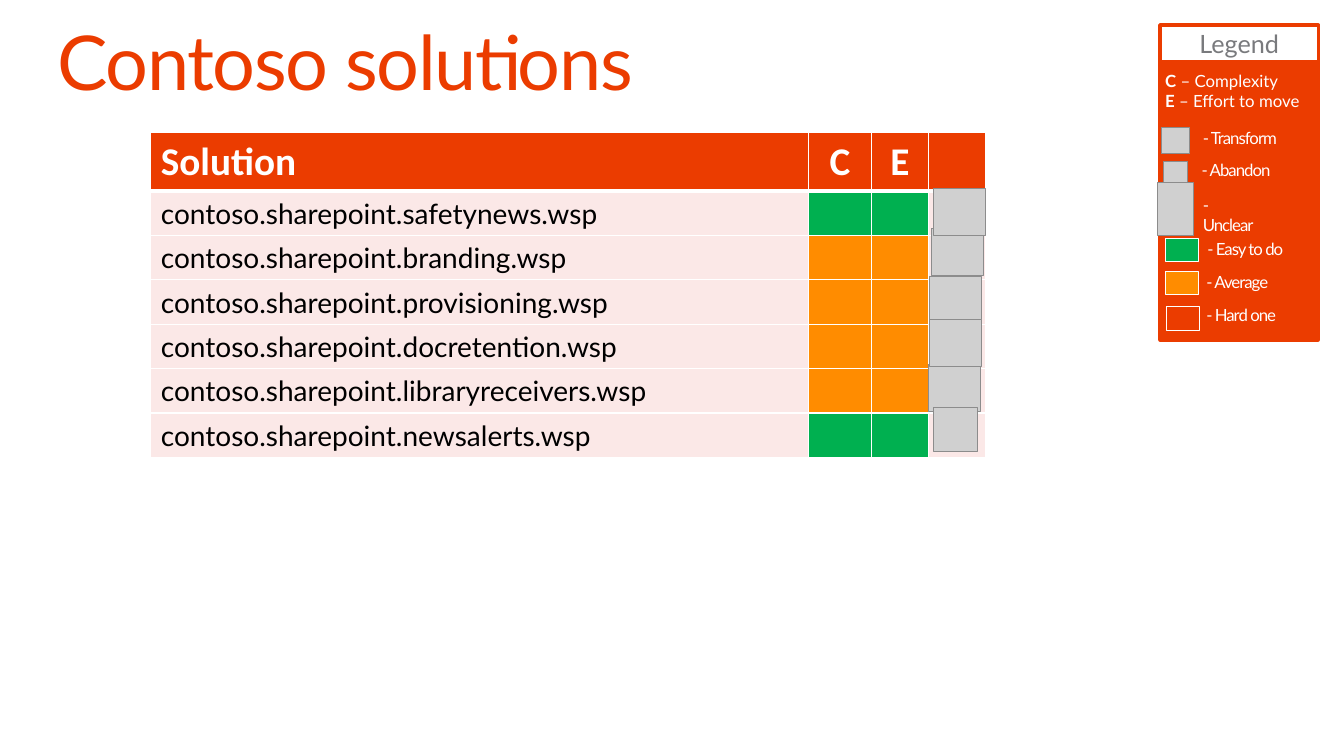
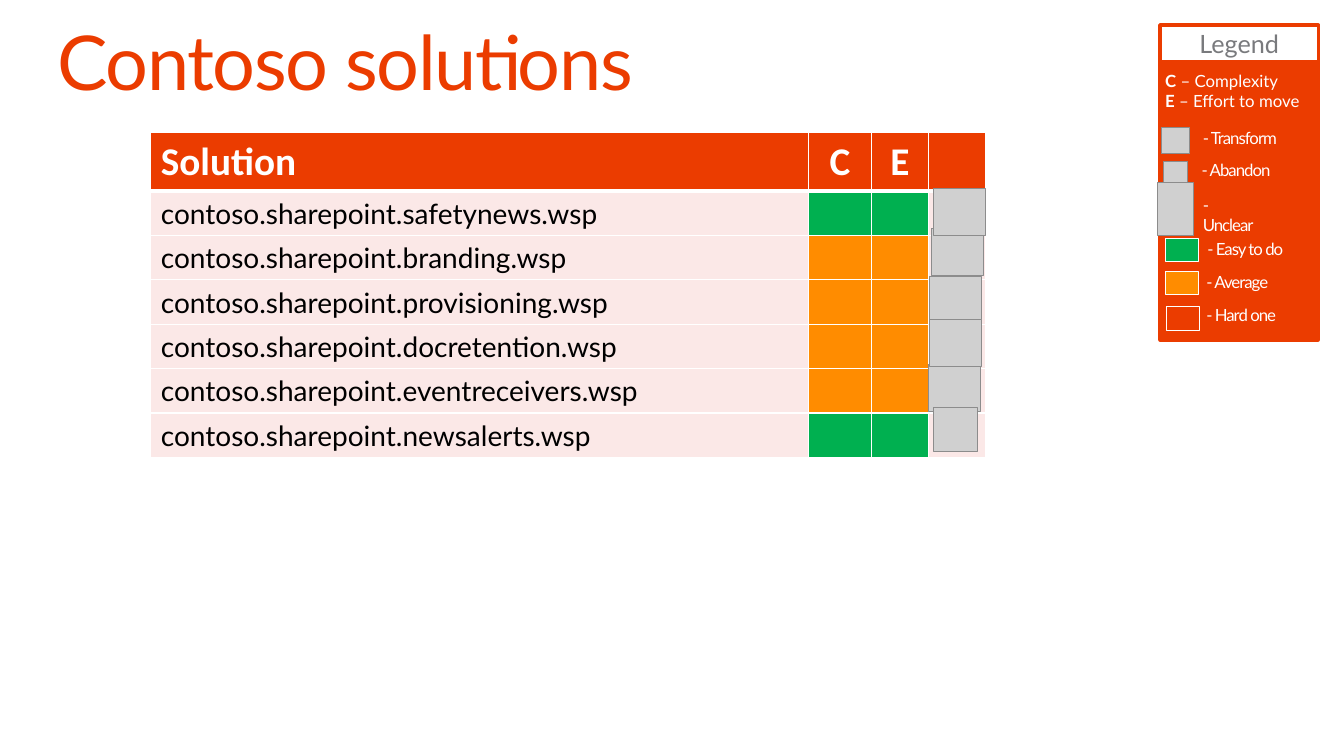
Before and after one commit to SharePoint/PnP-Guidance, a slide deck: slide 5 of PnP Transformation Process/Samples/PnP Transformation - Solution Design Report - Contoso.pptx. Drawn at 1344x756 pixels with LibreOffice and Linux fonts; fonts in the diff are those of the drawing; grey boxes stand for pictures; background and template pictures are left out. Boxes give left, top, right and bottom in pixels: in the first picture for what was removed or moved away, otherwise in the second. Text is boxed around its words. In the diff, an @@ line names an element or a change of style, - is before the commit and + after.

```diff
--- a/PnP Transformation Process/Samples/PnP Transformation - Solution Design Report - Contoso.pptx
+++ b/PnP Transformation Process/Samples/PnP Transformation - Solution Design Report - Contoso.pptx
@@ table at <box>151,133,986,455</box> @@
-row 6, column 1: contoso.sharepoint.libraryreceivers.wsp
+row 6, column 1: contoso.sharepoint.eventreceivers.wsp
```
Also in this commit, not shown: 3 other slides changed, 1 other file.
